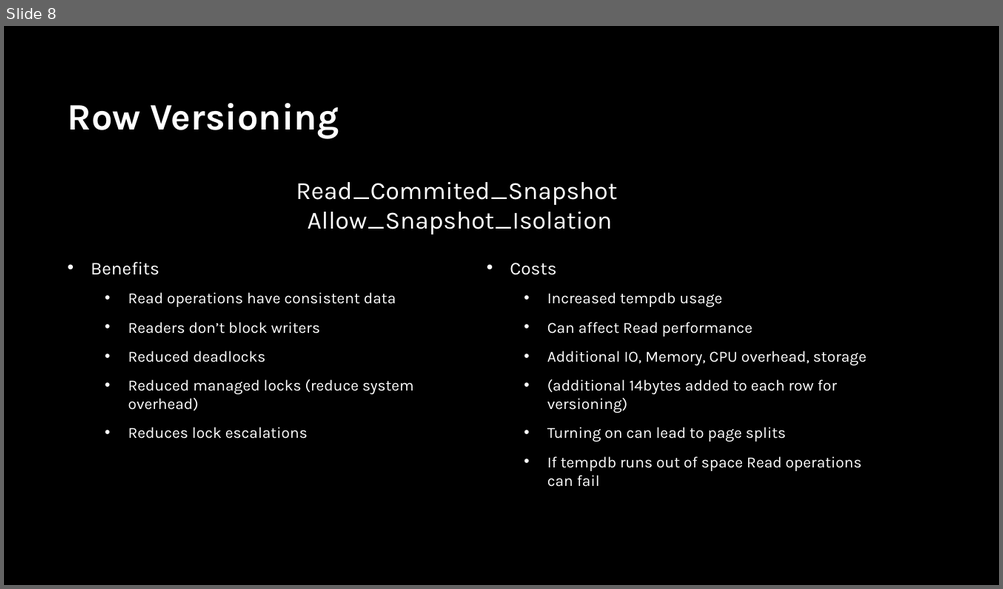
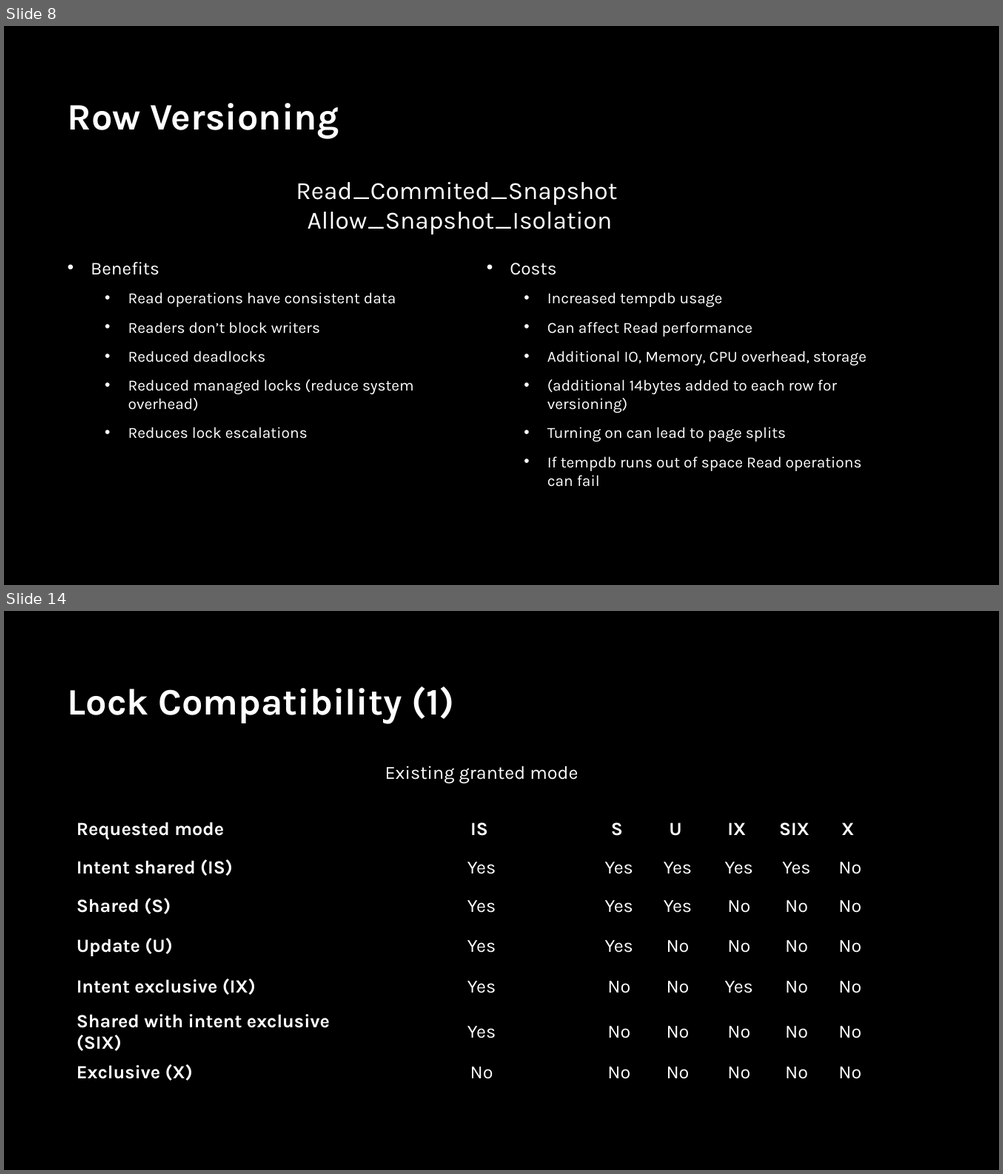
Before and after one commit to sabinio/SQLTraining, a slide deck: Slides/2.Locking.pptx. Shown one above the other, each under a label of ours: slide 8 before the commit, slides 8 and 14 after it; the slides between them are not shown. The pictures are 1003x589 and 1003x1174 pixels, drawn with LibreOffice and Linux fonts; fonts in the diff are those of the drawing; background and template pictures are left out. Boxes give left, top, right and bottom in pixels: in the first picture for what was removed or moved away, otherwise in the second. Text is boxed around its words. In the diff, an @@ line names an element or a change of style, - is before the commit and + after.

```diff
--- a/Slides/2.Locking.pptx
+++ b/Slides/2.Locking.pptx
@@ slide 14 added at bbox=[4, 611, 999, 1170], background picture (left out) @@
@@ title added at bbox=[68, 686, 454, 723], 36 pt, text #FFFFFF, bold @@
+Lock Compatibility (1)
@@ table added at bbox=[69, 735, 877, 1084], 8 rows, 7 columns @@
+ | Existing granted mode |  |  |  |  | 
+Requested mode | IS | S | U | IX | SIX | X
+Intent shared (IS) | Yes | Yes | Yes | Yes | Yes | No
+Shared (S) | Yes | Yes | Yes | No | No | No
+Update (U) | Yes | Yes | No | No | No | No
+Intent exclusive (IX) | Yes | No | No | Yes | No | No
+Shared with intent exclusive (SIX) | Yes | No | No | No | No | No
+Exclusive (X) | No | No | No | No | No | No
```
Also in this commit, not shown: 2 slides changed, 10 other slides added, 6 other files.
